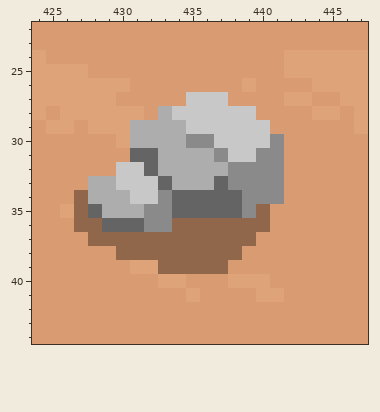
A pixel-art file gets an edit: art/Sprites/tilesetmud64exp_25.aseprite. This is how it looked before the edit.
640x192 pixels, 1 frame. Colours within 5 levels of each other are drawn and written as one. Shown: x 424..447, y 22..44. The old version is drawn lined up with the new one, on the new canvas. The commit also changed other parts of the picture, which this record leaves out.
After the commit:
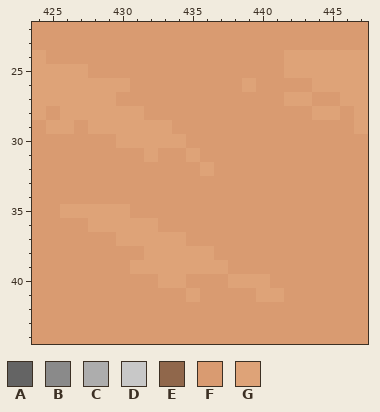
Palette (. is transparent): A #646464  B #8a8a8a  C #adadad  D #c8c8c8  E #90674b  F #d99b71  G #dea378
Changes in this commit:
{"change": "canvas 640x192 -> 704x192"}
{"y":27,"x":435,"old":"DDD","new":"FFF"}
{"y":28,"x":433,"old":"CDDDDDD","new":"FFFFFFF"}
{"y":29,"x":431,"old":"CCCCDDDDDD","new":"GGGFFFFFFF"}
{"y":30,"x":431,"old":"CCCCBBDDDDB","new":"GGGGFFFFFFF"}
{"y":31,"x":431,"old":"AACCCCBDDBB","new":"FGFFGFFFFFF"}
{"y":32,"x":430,"old":"DDACCCCCBBBB","new":"FFFFFFGFFFFF"}
{"y":33,"x":428,"old":"CCDDDACCCABBBB","new":"FFFFFFFFFFFFFF"}
{"y":34,"x":427,"old":"ECCCDDBAAAAABBB","new":"FFFFFFFFFFFFFFF"}
{"y":35,"x":427,"old":"EACCCBBAAAAABE","new":"GGGGFFFFFFFFFF"}
{"y":36,"x":427,"old":"EEAAABBEEEEEEE","new":"FGGGGGFFFFFFFF"}
{"y":37,"x":428,"old":"EEEEEEEEEEEE","new":"FFGGGGGFFFFF"}
{"y":38,"x":430,"old":"EEEEEEEEE","new":"FFGGGGGFF"}
{"y":39,"x":433,"old":"EEEEE","new":"GGGGG"}
{"label":"changed","picture_box":[74,92,284,274]}
